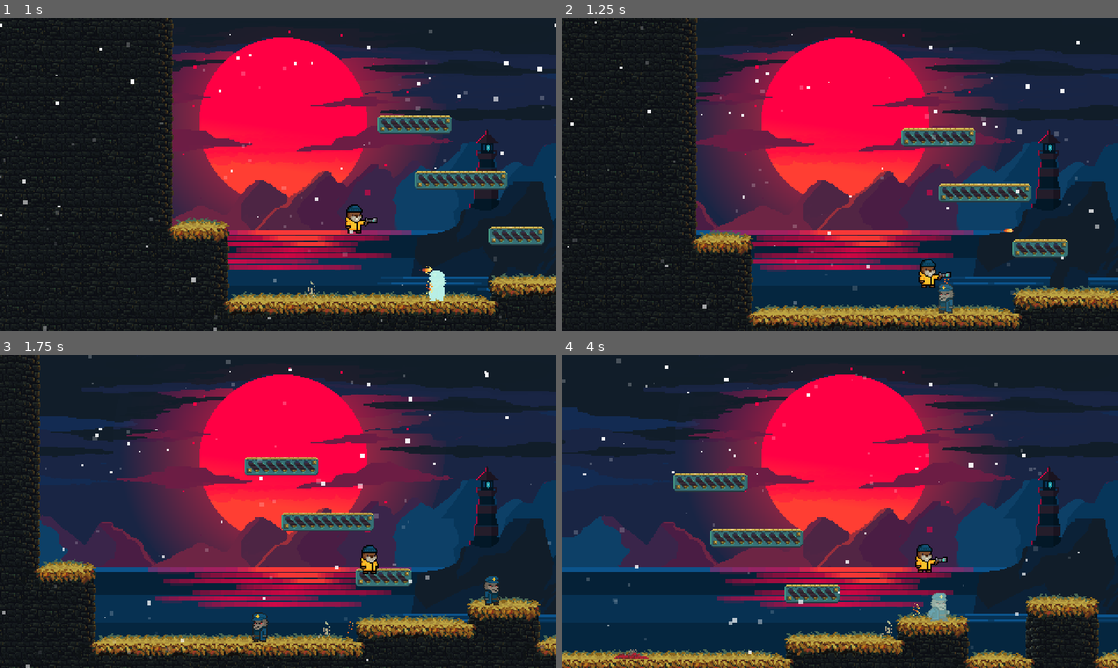
Above: before the commit, frames 1-4 (two rows, left to right).
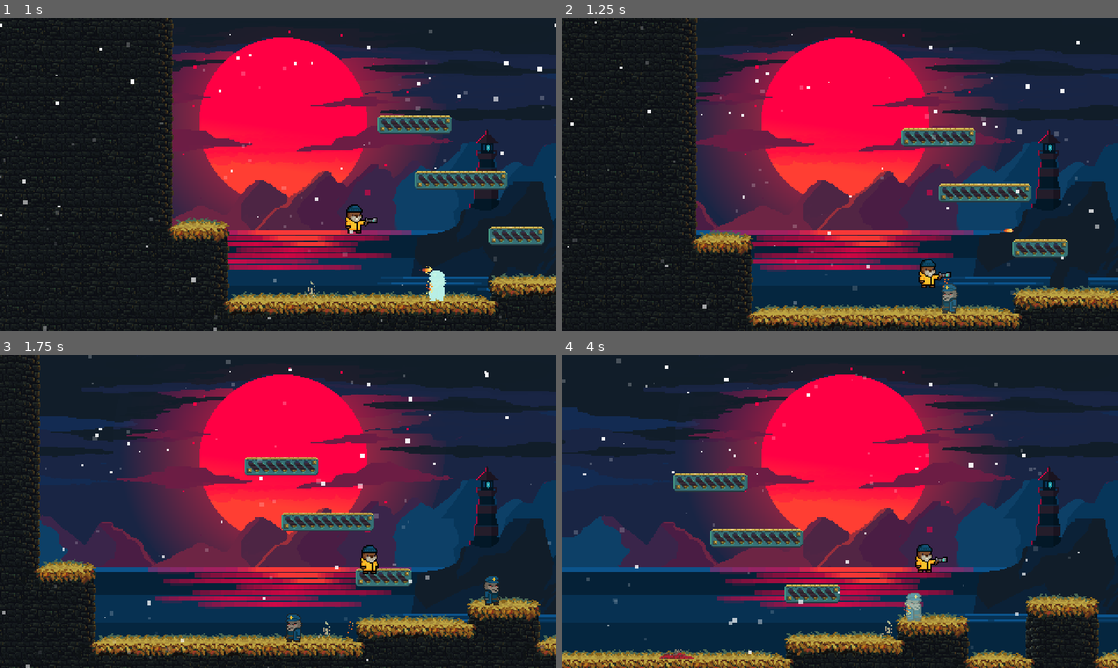
Above: after the commit, the same moments.

Repository: florian-reimann/fjord-n-fury-handcoded
Game: Godot game, scene res://game/Main.tscn
Two runs of this game, one before a commit and one after it. Both use one fixed random seed, a clock stepped at 60 frames per second and the inputs below.
Inputs (mouse positions are in pixels of both pictures, inside the frame that each line leads up to):
- Up to frame 1 (1 s): move the mouse to (400, 158) at 0.52 s; press the mouse at (400, 158) at 0.53 s; hold D (Right) from 0.53 s (still down); tap W (Jump) at 0.77 s
- Up to frame 2 (1.25 s): keep holding D (Right)
- Up to frame 3 (1.75 s): keep holding D (Right); move the mouse to (166, 527) at 1.27 s; release the mouse at (166, 527) at 1.28 s; click (166, 527) at 1.35 s; tap W (Jump) at 1.52 s
- Up to frame 4 (4 s): move the mouse to (895, 442) at 2.02 s; release D (Right) at 2.03 s; press the mouse at (895, 442) at 2.03 s; hold A (Left) 2.03-2.78 s; move the mouse to (812, 574) at 2.77 s; release the mouse at (812, 574) at 2.78 s; hold D (Right) from 2.78 s (still down); click (812, 574) at 2.85 s; tap W (Jump) at 3.02, 3.77 s; move the mouse to (1006, 558) at 3.52 s; press the mouse at (1006, 558) at 3.53 s

Frame 1 is identical in both runs. In frame 2, 0.2% of the frame differs, in the area x 67-72%, y 84-95%; in frame 3, 0.4%; in frame 4, 0.7%, in the area x 9-70%, y 76-98%.

Commit message:
Update: Enhanced enemy and player mechanics

Diff:
--- a/features/enemies/Enemy.gd
+++ b/features/enemies/Enemy.gd
@@ -8,12 +8,18 @@
 var currentHealth: int = 90
 var isDeath: bool = false
 
+var isSpottingPlayer = false
+
 @onready var animated_sprite_2d: AnimatedSprite2D = $AnimatedSprite2D
 @onready var ray_cast_2d_forward: RayCast2D = $CollisionShape2D/RayCast2D_Forward
 @onready var ray_cast_2d_downward: RayCast2D = $CollisionShape2D/RayCast2D_Downward
+@onready var area_2d_player_detector: Area2D = $Area2D_PlayerDetector
 
 func _process(_delta: float) -> void:
 	updateAnimation()
+
+	if isSpottingPlayer:
+		SpottingPlayer()
 
 func _physics_process(_delta: float) -> void:
 	#Wenn der Gegner in der Luft ist, gehts abwärts
@@ -29,8 +35,16 @@
 		ray_cast_2d_forward.target_position.x = -ray_cast_2d_forward.target_position.x #flippen (vom pointer)
 		ray_cast_2d_downward.position.x = -ray_cast_2d_downward.position.x #flippen (vom raycast selbst)
 
+	if animated_sprite_2d.flip_h:
+		area_2d_player_detector.scale.x = -1
+	else:
+		area_2d_player_detector.scale.x = 1
+
 	#Bewegung in eine Richtung
-	velocity.x = direction * SPEED
+	if not isSpottingPlayer:
+		velocity.x = direction * SPEED
+	else:
+		velocity.x = 0
 
 	move_and_slide()
 
@@ -41,7 +55,10 @@
 	if velocity.x != 0:
 		animated_sprite_2d.flip_h = velocity.x < 0 #Ergibt true oder false, dementsprechend wird "geflippt"
 
-	animated_sprite_2d.play("Walk")
+	if not isSpottingPlayer:
+		animated_sprite_2d.play("Walk")
+	else:
+		animated_sprite_2d.play("Idle")
 
 func ApplyDamage(damage: int):
 	#Er ist Tot Jim
@@ -62,3 +79,14 @@
 
 func UpdateBlink(newValue: float):
 	animated_sprite_2d.set_instance_shader_parameter("Blink", newValue)
+
+func SpottingPlayer():
+	print("Spotting Player")
+
+func _on_area_2d_player_detector_body_entered(_body: Node2D) -> void:
+	await  get_tree().create_timer(0.4).timeout
+	isSpottingPlayer = true
+
+func _on_area_2d_player_detector_body_exited(_body: Node2D) -> void:
+	await  get_tree().create_timer(1).timeout
+	isSpottingPlayer = false
--- a/features/enemies/Enemy.tscn
+++ b/features/enemies/Enemy.tscn
@@ -208,7 +208,7 @@
 }]
 
 [sub_resource type="RectangleShape2D" id="RectangleShape2D_2tbop"]
-size = Vector2(60, 26)
+size = Vector2(120, 26)
 
 [node name="Enemy" type="CharacterBody2D"]
 collision_layer = 4
@@ -231,9 +231,15 @@
 position = Vector2(0, -16)
 sprite_frames = SubResource("SpriteFrames_7fywp")
 animation = &"Idle"
+frame_progress = 0.31789476
 
 [node name="Area2D_PlayerDetector" type="Area2D" parent="."]
+collision_layer = 0
+collision_mask = 2
 
 [node name="CollisionShape2D" type="CollisionShape2D" parent="Area2D_PlayerDetector"]
-position = Vector2(30, -13)
+position = Vector2(60, -13)
 shape = SubResource("RectangleShape2D_2tbop")
+
+[connection signal="body_entered" from="Area2D_PlayerDetector" to="." method="_on_area_2d_player_detector_body_entered"]
+[connection signal="body_exited" from="Area2D_PlayerDetector" to="." method="_on_area_2d_player_detector_body_exited"]
--- a/features/player/Player.gd
+++ b/features/player/Player.gd
@@ -10,6 +10,8 @@
 const JUMP_VELOCITY: int = -450
 const DASH_SPEED: int = 400
 const GRAVITY: int = 1800
+const GRAVITY_WALL: int = 700 # Wenn man an der Wand "runterrutscht"
+const WALL_JUMP_PUSH_FORCE: int = 150 # Abdrücken von der Wand
 
 # Coyote Time: Kurz nach Plattform-Verlassen noch springen können
 const COYOTE_TIME: float = 0.15
